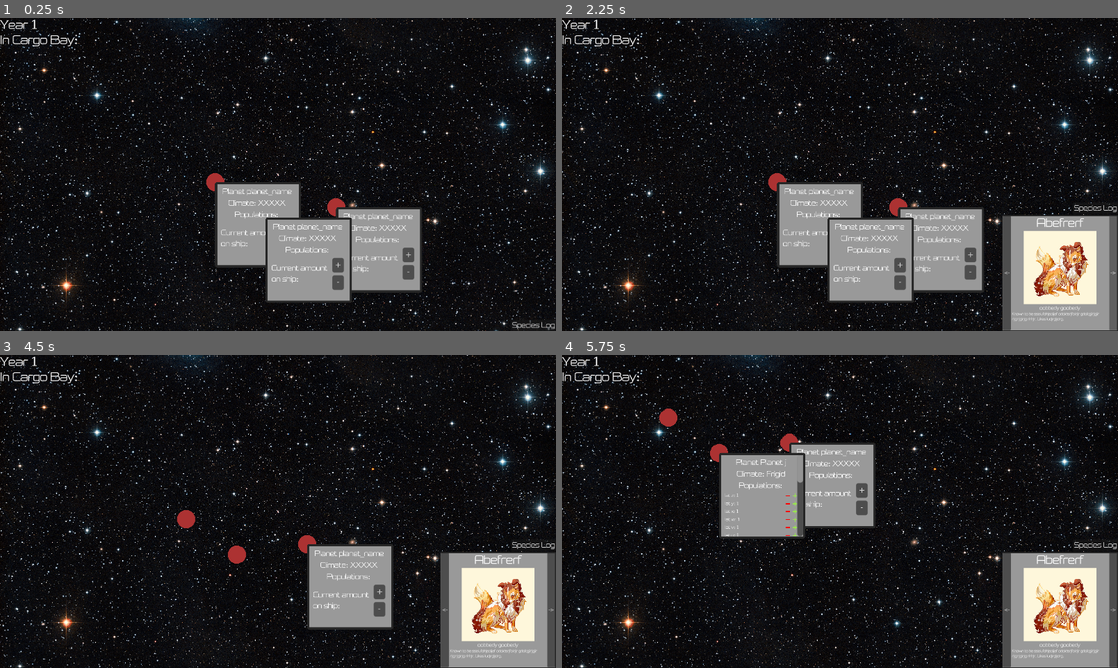
Above: before the commit, frames 1-4 (two rows, left to right).
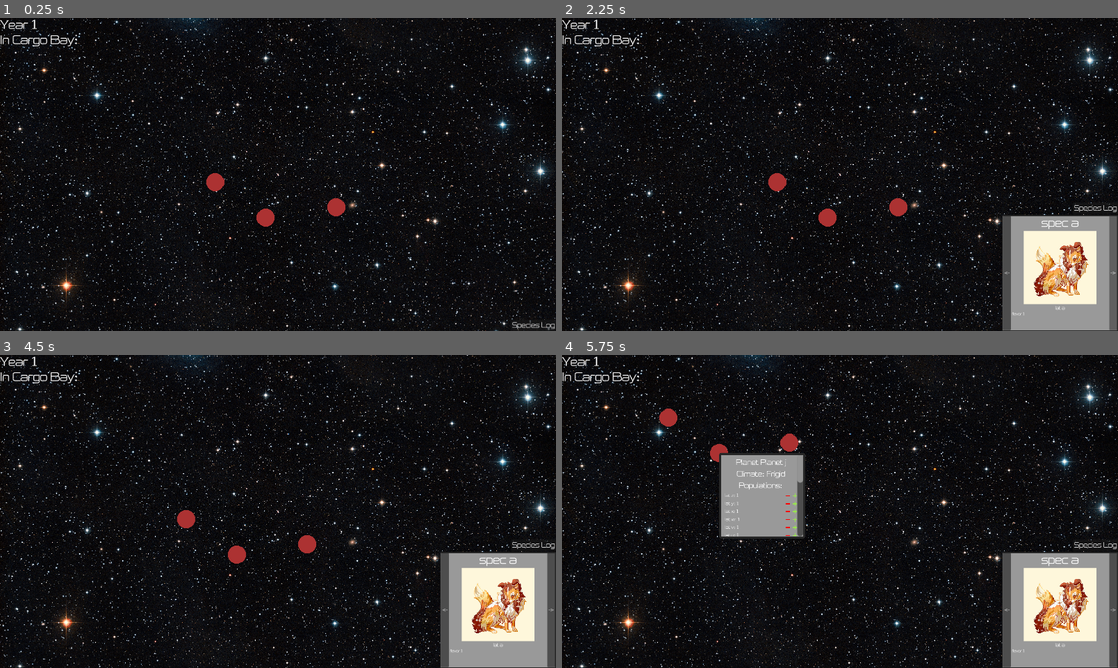
Above: after the commit, the same moments.

Repository: bcherek/mcm-final-repo
Game: Godot game, scene res://scenes/main.tscn
Two runs of this game, one before a commit and one after it. Both use one fixed random seed, a clock stepped at 60 frames per second and the inputs below.
Inputs (mouse positions are in pixels of both pictures, inside the frame that each line leads up to):
- Up to frame 1 (0.25 s): no input
- Up to frame 2 (2.25 s): click "Species Log" at 0.5 s; click "<-" at 1.25 s; click "->" at 2 s
- Up to frame 3 (4.5 s): click (289, 567) at 2.75 s, where only the run before the commit has a clickable "+"; click (289, 583) at 3.5 s, where only the run before the commit has a clickable "-"; tap Enter at 4.25 s; move the mouse to (216, 517) at 4.27 s; hold D (right) from 4.28 s (still down); tap P (KEY_P) at 4.35 s; click (216, 517) at 4.42 s
- Up to frame 4 (5.75 s): move the mouse to (728, 555) at 5.02 s; release D (right) at 5.03 s; hold S (down) from 5.03 s (still down); tap T (KEY_T) at 5.1 s; click (728, 555) at 5.17 s

The runs differ from the first frame. In frame 1, 11% of the frame differs, in the area x 38-76%, y 52-92%; in frame 2, 11%, in the area x 38-97%, y 52-97%; in frame 3, 4.4%; in frame 4, 3.7%.
Error before the commit: Out of bounds get index '1' (on base: 'Array[int]') (res://global_calculations.gd:36)
Error after the commit: Out of bounds get index '1' (on base: 'Array[int]') (res://global_calculations.gd:40)

Commit message:
awdawdawd

Diff:
--- a/global_calculations.gd
+++ b/global_calculations.gd
@@ -1,4 +1,7 @@
 extends Node
+
+
+
 
 
 
@@ -10,17 +13,17 @@
 		populations.append(Planets[planet_index][x][Current_Time])
 
 	var planet_temp = Planet_Temperatures[planet_index]
-	var temp_string = Temperature_Names[planet_temp]
-	var planet_name = Planet_Names[planet_index]
+	var temp_string = Constants.TEMP_NAMES[planet_temp]
+	var planet_name = Constants.PLAN_NAMES[planet_index]
 	#array of all of the the populations of the species
-	return {"pops": populations, "climate": temp_string, "planet_name": planet_name, "species_latins": Species_Latins}
+	return {"pops": populations, "climate": temp_string, "planet_name": planet_name}
 
 func export_species(species_index: int) -> Dictionary:
 	var carrying_capacity = K[species_index]
 	var reproductive_rate = R[species_index]
 	var preferred_temp = PT[species_index]
-	var species_name = Species_Names[species_index]
-	var species_latin = Species_Latins[species_index]
+	var species_name = Constants.SPEC_NAMES[species_index]
+	var species_latin = Constants.SPEC_LATINS[species_index]
 
 	return {"carrying_capacity": carrying_capacity, "reproductive_rate": reproductive_rate,
 	"preferred_temp": preferred_temp, "species_name": species_name, species_latin: "species_latin"}
@@ -31,10 +34,12 @@
 		pop += Planets[x][species_index][Current_Time]
 	return pop
 
+#Actually removes the specified population from the designated planet.
 func remove_population(curr_planet: int, population_abducted: Array[int]) -> void:
 	for x in range(26):
 		Planets[curr_planet][x][Current_Time] -= population_abducted[x]
 
+#Adds the specified population from the designated planet.
 func add_population(dest_planet: int, population_abducted: Array[int]) -> void:
 	for x in range(26):
 		Planets[dest_planet][x][Current_Time] += population_abducted[x]
@@ -692,13 +697,6 @@
 
 #Planet[planet_num] Temperature of 2 means the planet is hot, 1 means temperate, 0 means cold
 var Planet_Temperatures = [2,2,2,1,1,1,1,0,0,0]
-var Temperature_Names: Array[String] = ["Frigid", "Temperate", "Scorching"]
-
-var Planet_Names = ["Planet A","Planet b","Planet c","Planet d","Planet e","Planet f","Planet g","Planet h","planet i","Planet j"]
-
-## SPECIES DETAILS
-var Species_Names: Array[String] = ["spec a", "spec b", "spec c", "spec d", "spec e", "spec f", "spec g", "spec h", "spec i", "spec j", "spec k", "spec l", "spec m", "spec n", "spec o", "spec p", "spec q", "spec r", "spec s", "spec t", "spec u", "spec v", "spec w", "spec x", "spec y", "spec z"]
-var Species_Latins: Array[String] = ["lat a", "lat b", "lat c", "lat d", "lat e", "lat f", "lat g", "lat h", "lat i", "lat j", "lat k", "lat l", "lat m", "lat n", "lat o", "lat p", "lat q", "lat r", "lat s", "lat t", "lat u", "lat v", "lat w", "lat x", "lat y", "lat z"]
 
 #A_Const: Constants for Species A. A_Const[1] = Carrying Capacity. A_Const[2] = Species Size
 # [0] Carrying Capacity (K)
--- a/gui.gd
+++ b/gui.gd
@@ -3,26 +3,12 @@
 
 
 
-## Species Info
-
-const SPEC_PHOTOS = [
-preload("res://assets/species_pictures/spec_0.jpg"),
-preload("res://assets/species_pictures/spec_1.jpg"),
-preload("res://assets/species_pictures/spec_2.jpg")]
 
 ##unknown species photo
 const UNKNOWN_SPEC = preload("res://assets/species_pictures/unknown_spec.png")
+@onready var global_processing: Node = $"../../Global_Processing"
 
-const SPEC_COMMON_NAMES: Array[String] = [
-	"Abefrerf",
-	"Berfijerf",
-	"Cerhgferg"]
-const SPEC_LATIN_NAMES: Array[String] = [
-	"oobbedy goobedy", "eebeedy goobedy", "glip glop"]
-const SPEC_FLAVORTEXTS: Array[String] = [
-	"Known to be sseiufohjsoijef odoidsrjfoidjr gdoitgjirjgjir rijgrijgirjg ririrjr. Likes iudjrgijdrg.",
-	"Goobedytt oiejg eorigjeoirjg eoirjgirig eeee species B so vcool!",
-	"arg oooh hahhhh eeee world stuff species C yay."]
+
 var known_species: Array[bool] = [true, true, false]
 
 var current_spec_ID = 0
@@ -48,10 +34,10 @@
 	current_spec_ID = speciesID
 	if (known_species[current_spec_ID]):
 		## The player knows about the given species. Populate the gui accordingly.
-		species_photo.texture = SPEC_PHOTOS[current_spec_ID]
-		species_common_name.text = SPEC_COMMON_NAMES[current_spec_ID]
-		species_latin_name.text = SPEC_LATIN_NAMES[current_spec_ID]
-		species_flavortext.text = SPEC_FLAVORTEXTS[current_spec_ID]
+		species_photo.texture = Constants.SPEC_PHOTOS[current_spec_ID]
+		species_common_name.text = Constants.SPEC_NAMES[current_spec_ID]
+		species_latin_name.text = Constants.SPEC_LATINS[current_spec_ID]
+		species_flavortext.text = Constants.SPEC_FLAVORTEXTS[current_spec_ID]
 	else:
 		##the player DOES NOT know about the species. Leave the gui empty/mysterious
 		species_photo.texture = UNKNOWN_SPEC
--- a/gui.tscn
+++ b/gui.tscn
@@ -12,7 +12,7 @@
 anchor_bottom = 1.0
 grow_horizontal = 2
 grow_vertical = 2
-mouse_filter = 1
+mouse_filter = 2
 script = ExtResource("1_cor1f")
 
 [node name="VBoxContainer" type="VBoxContainer" parent="."]
@@ -22,6 +22,7 @@
 anchor_bottom = 1.0
 grow_horizontal = 2
 grow_vertical = 2
+mouse_filter = 2
 metadata/_edit_use_anchors_ = true
 
 [node name="Label" type="Label" parent="VBoxContainer"]
--- a/project.godot
+++ b/project.godot
@@ -14,6 +14,10 @@
 run/main_scene="uid://bf55hbtsvbfvj"
 config/features=PackedStringArray("4.4", "Forward Plus")
 config/icon="res://icon.svg"
+
+[autoload]
+
+my_constants="*res://scripts/constants.gd"
 
 [display]
 
--- a/scenes/main.tscn
+++ b/scenes/main.tscn
@@ -6,7 +6,9 @@
 [ext_resource type="Texture2D" uid="uid://dxsxvop4wrnkf" path="res://assets/HuGGeENt6kGyixe3hT9tnY.jpg" id="3_tefeu"]
 [ext_resource type="PackedScene" uid="uid://474rxj6f7km0" path="res://scenes/planet.tscn" id="5_o6xl0"]
 [ext_resource type="PackedScene" uid="uid://bcudmwm5734ui" path="res://gui.tscn" id="5_tefeu"]
-[ext_resource type="Script" uid="uid://nqq5ude1c4pp" path="res://scenes/planet_manager.gd" id="6_o6xl0"]
+[ext_resource type="Script" uid="uid://nqq5ude1c4pp" path="res://scripts/planet_manager.gd" id="6_o6xl0"]
+[ext_resource type="Script" uid="uid://ccrw1hfqi2ryu" path="res://scripts/ship_manager.gd" id="8_tipki"]
+[ext_resource type="Script" uid="uid://bbpmun358tfo0" path="res://scripts/constants.gd" id="9_85g3d"]
 
 [node name="main" type="Node2D"]
 script = ExtResource("1_jyhfs")
@@ -36,3 +38,9 @@
 
 [node name="Planet2" parent="Planet_Manager" instance=ExtResource("5_o6xl0")]
 position = Vector2(-86, 296)
+
+[node name="Ship_Manager" type="Node" parent="."]
+script = ExtResource("8_tipki")
+
+[node name="Constants" type="Node" parent="."]
+script = ExtResource("9_85g3d")
--- a/scenes/planet.tscn
+++ b/scenes/planet.tscn
@@ -25,6 +25,7 @@
 shape = SubResource("CircleShape2D_a75xc")
 
 [node name="Tooltip_main" type="PanelContainer" parent="planet_sprite/planet_hitbox/CollisionShape2D"]
+visible = false
 visibility_layer = 2
 z_index = 1
 offset_right = 119.0
--- a/scripts/camera_2d.gd
+++ b/scripts/camera_2d.gd
@@ -44,14 +44,13 @@
 
 
 func _unhandled_input(event: InputEvent) -> void:
-	pass
 	#handle zoom based on scroll event
-	#if event is InputEventMouseButton:
-		#if event.is_pressed():
-			#if event.button_index == MOUSE_BUTTON_WHEEL_UP:
-				#if zoom > zoom_min:
-					#des_zoom -= zoom_speed
-			#if event.button_index == MOUSE_BUTTON_WHEEL_DOWN:
-				#if zoom < zoom_max:
-					#des_zoom += zoom_speed
-		#des_zoom = des_zoom.clamp(zoom_min,zoom_max)
+	if event is InputEventMouseButton:
+		if event.is_pressed():
+			if event.button_index == MOUSE_BUTTON_WHEEL_UP:
+				if zoom > zoom_min:
+					des_zoom -= zoom_speed
+			if event.button_index == MOUSE_BUTTON_WHEEL_DOWN:
+				if zoom < zoom_max:
+					des_zoom += zoom_speed
+		des_zoom = des_zoom.clamp(zoom_min,zoom_max)
--- /dev/null
+++ b/scripts/constants.gd
@@ -0,0 +1,18 @@
+extends Node
+
+
+class_name Constants
+
+#Planet Data
+const TEMP_NAMES: Array[String] = ["Frigid", "Temperate", "Scorching"]
+const PLAN_NAMES = ["Planet A","Planet b","Planet c","Planet d","Planet e","Planet f","Planet g","Planet h","planet i","Planet j"]
+
+#Species Data
+const SPEC_NAMES: Array[String] = ["spec a", "spec b", "spec c", "spec d", "spec e", "spec f", "spec g", "spec h", "spec i", "spec j", "spec k", "spec l", "spec m", "spec n", "spec o", "spec p", "spec q", "spec r", "spec s", "spec t", "spec u", "spec v", "spec w", "spec x", "spec y", "spec z"]
+const SPEC_LATINS: Array[String] = ["lat a", "lat b", "lat c", "lat d", "lat e", "lat f", "lat g", "lat h", "lat i", "lat j", "lat k", "lat l", "lat m", "lat n", "lat o", "lat p", "lat q", "lat r", "lat s", "lat t", "lat u", "lat v", "lat w", "lat x", "lat y", "lat z"]
+const SPEC_PHOTOS = [
+preload("res://assets/species_pictures/spec_0.jpg"),
+preload("res://assets/species_pictures/spec_1.jpg"),
+preload("res://assets/species_pictures/spec_2.jpg")]
+
+const SPEC_FLAVORTEXTS = ["flavor 1", "flavor 2", "flavor 3"]
--- a/scripts/planet.gd
+++ b/scripts/planet.gd
@@ -3,7 +3,7 @@
 class_name Planet
 
 var population: Array
-var species_latins: Array[String] #this needs to change when we begin hiding populations
+var abduct_arr: Array
 var planet_name: String
 var climate: String
 var in_tooltip: bool
@@ -20,20 +20,27 @@
 @onready var tooltip_hitbox: Area2D = $planet_sprite/planet_hitbox/CollisionShape2D/tooltip_hitbox
 @export var planet_ID: int = -1
 
+func _ready():
+	abduct_arr.resize(26)
+	abduct_arr.fill(0)
 
-func _ready():
-	print("ready")
+#num can be floating point maybe!?
+func request_abduct(spec_index: int, num) -> bool:
+	if (population[spec_index] < abduct_arr[spec_index] + num):
+		return false
+	abduct_arr[spec_index] += num
+	return true
+
 
 func set_planet_data(input: Dictionary) -> void:
 	population = input["pops"]
-	species_latins = input["species_latins"]
 	planet_name = input["planet_name"]
 	climate = input["climate"]
 	allow_tooltips = true
 
 func get_planet_info() -> Dictionary:
 	emit_signal("planet_data_requested")
-	return {"planet_name": planet_name, "population": population, "climate": climate, "species_latins": species_latins}
+	return {"planet_name": planet_name, "population": population, "climate": climate}
 
 
 func _on_area_2d_mouse_entered() -> void:
@@ -57,7 +64,6 @@
 			tooltip_hitbox.visible = false
 
 func _on_tooltip_hitbox_mouse_exited() -> void:
-	print("on tooltip hitbox mouse exited")
 	close_tooltip()
 
 func _on_tooltip_hitbox_mouse_entered() -> void:
--- /dev/null
+++ b/scripts/ship_manager.gd
@@ -0,0 +1,8 @@
+extends Node
+
+#Variable represents the TENTATIVE amount to transport.
+var curr_cargo: Array
+
+func _ready() -> void:
+	curr_cargo.resize(26)
+	curr_cargo.fill(0)
--- a/scripts/tooltip_script.gd
+++ b/scripts/tooltip_script.gd
@@ -1,7 +1,6 @@
 extends Control
 
 var population: Array
-var species_latins: Array[String] #this needs to change when we begin hiding populations
 var planet_name: String
 var climate: String
 
@@ -9,6 +8,8 @@
 @onready var climate_label: Label = $ScrollContainer/MarginContainer/VBoxContainer/climate
 @onready var pops_header: Label = $"ScrollContainer/MarginContainer/VBoxContainer/pops header"
 @onready var v_box_container: VBoxContainer = $ScrollContainer/MarginContainer/VBoxContainer
+
+@onready var planet: Planet = $"../../../.."
 
 const SPECIES_MODIFIER = preload("res://species_modifier.tscn")
 
@@ -26,7 +27,6 @@
 	planet_name = dict["planet_name"]
 	population = dict["population"]
 	climate = dict["climate"]
-	species_latins = dict["species_latins"]
 	populate_labels()
 
 func populate_labels() -> void:
@@ -40,8 +40,21 @@
 		if (population[i] != 0):
 			var spec_mod: SpeciesModifier = SPECIES_MODIFIER.instantiate()
 			pops_header.add_sibling(spec_mod)
-			print("pop: " + str(population[i]))
-			spec_mod.set_spec_name(species_latins[i] + ": "+ str(population[i]))
+			spec_mod.spec_name = Constants.SPEC_LATINS[i]
+			spec_mod.spec_displayed_pop = str(population[i])
+			spec_mod.update_spec_label()
+			spec_mod.connect("request",child_requested.bind(spec_mod))
+
+
+func child_requested(delta, spec_mod: SpeciesModifier):
+	var spec_id: int = spec_mod.spec_id
+
+	if (planet.request_abduct(spec_id, delta)):
+		if (planet.abduct_arr[spec_id] != 0):
+			spec_mod.spec_displayed_pop = str(population[spec_id]) + " (-" + str(planet.abduct_arr[spec_id]) + ")"
+		else:
+			spec_mod.spec_displayed_pop = str(population[spec_id])
+		spec_mod.update_spec_label()
 
 
 func pop_climate_vals() -> void:
--- a/species_modifier.gd
+++ b/species_modifier.gd
@@ -1,6 +1,17 @@
 class_name SpeciesModifier extends HBoxContainer
 
 @onready var spec_label: Label = $species_name
+var spec_id: int
 
-func set_spec_name(text: String):
-	spec_label.text = text
+#Instantiator needs to update these fields and then call update_spec_label
+var spec_name: String
+var spec_displayed_pop: String
+
+signal request(delta: float)
+
+
+func update_spec_label() -> void:
+	spec_label.text = spec_name + ": " + spec_displayed_pop
+
+func _on_minus_pressed() -> void:
+	emit_signal("request", -1.0)
--- a/species_modifier.tscn
+++ b/species_modifier.tscn
@@ -34,7 +34,7 @@
 size_flags_horizontal = 3
 size_flags_vertical = 4
 
-[node name="Button1" type="Button" parent="."]
+[node name="minus" type="Button" parent="."]
 layout_mode = 2
 size_flags_horizontal = 4
 size_flags_vertical = 4
@@ -42,10 +42,12 @@
 icon = ExtResource("3_8gt3c")
 clip_text = true
 
-[node name="Button2" type="Button" parent="."]
+[node name="plus" type="Button" parent="."]
 layout_mode = 2
 size_flags_horizontal = 4
 size_flags_vertical = 4
 theme = ExtResource("1_fy0gn")
 icon = ExtResource("4_wwuhg")
 clip_text = true
+
+[connection signal="pressed" from="minus" to="." method="_on_minus_pressed"]
Not shown: 1 places in gui.tscn that only renumber resources
Not shown: 1 places in scenes/main.tscn that only renumber resources
Not shown: 1 places in scenes/tooltip.tscn that only renumber resources
Not shown, added: scripts/constants.gd.uid
Renamed: scenes/planet_manager.gd -> scripts/planet_manager.gd
Renamed: scenes/planet_manager.gd.uid -> scripts/planet_manager.gd.uid
Not shown, added: scripts/ship_manager.gd.uid
Not shown: 1 places in themes_fonts/label_body_text.tres that only renumber resources
